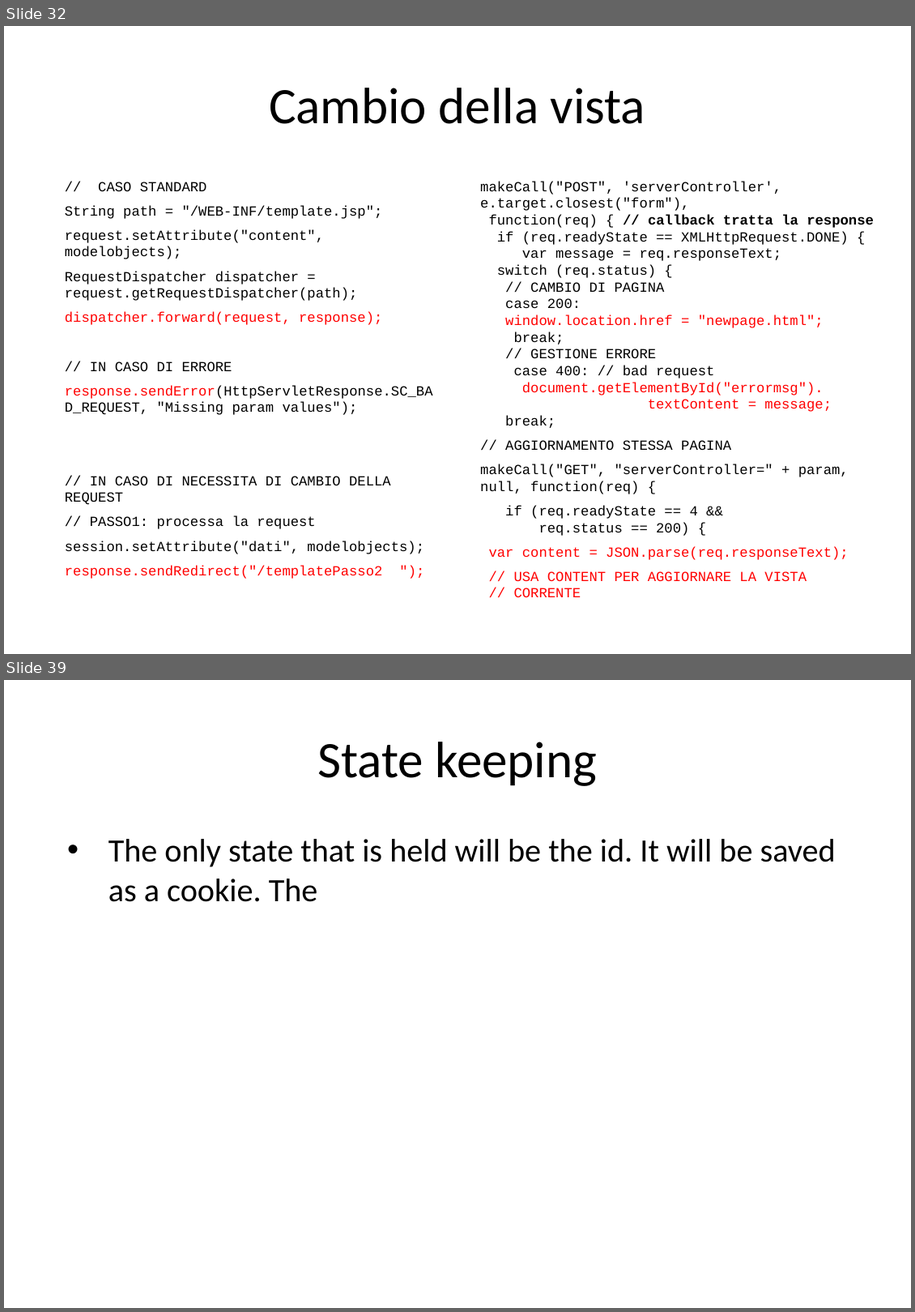
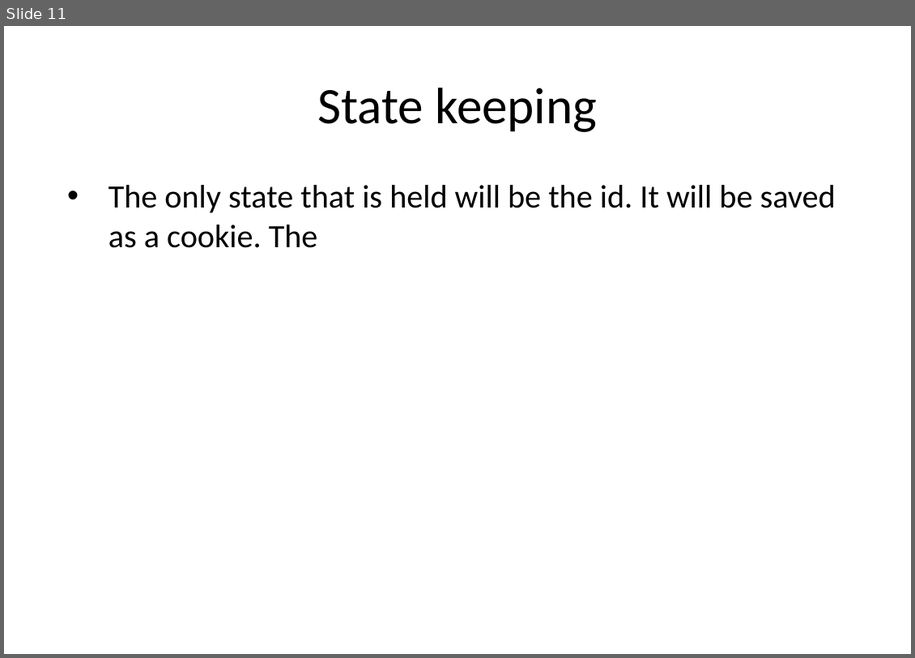
Before and after one commit to Buba98/OnlineMeetings, a slide deck: Meetings management.pptx. Shown one above the other, each under a label of ours: slides 32 and 39 before the commit, slide 11 after it; the slides between them are not shown. The pictures are 915x1312 and 915x658 pixels, drawn with LibreOffice and Linux fonts; fonts in the diff are those of the drawing. Boxes give left, top, right and bottom in pixels: in the first picture for what was removed or moved away, otherwise in the second. Text is boxed around its words. In the diff, an @@ line names an element or a change of style, - is before the commit and + after.

```diff
--- a/Meetings management.pptx
+++ b/Meetings management.pptx
@@ slide 32 removed at (4, 26, 911, 654), background #FFFFFF @@
@@ title removed at (269, 88, 646, 124) @@
-Cambio della vista
@@ text removed at (65, 182, 433, 578) @@
-// CASO STANDARD
-String path = "/WEB-INF/template.jsp";
-request.setAttribute("content", modelobjects);
-RequestDispatcher dispatcher = request.getRequestDispatcher(path);
-dispatcher.forward(request, response);
-// IN CASO DI ERRORE
-response.sendError(HttpServletResponse.SC_BAD_REQUEST, "Missing param values");
-// IN CASO DI NECESSITA DI CAMBIO DELLA REQUEST
-// PASSO1: processa la request
-session.setAttribute("dati", modelobjects);
-response.sendRedirect("/templatePasso2 ");
@@ text removed at (480, 181, 874, 597) @@
-makeCall("POST", 'serverController', e.target.closest("form"),
-function(req) { // callback tratta la response
-if (req.readyState == XMLHttpRequest.DONE) {
-var message = req.responseText;
-switch (req.status) {
-// CAMBIO DI PAGINA
-case 200:
-window.location.href = "newpage.html";
-break;
-// GESTIONE ERRORE
-case 400: // bad request
-document.getElementById("errormsg").
-textContent = message;
-break;
-// AGGIORNAMENTO STESSA PAGINA
-makeCall("GET", "serverController=" + param, null, function(req) {
-if (req.readyState == 4 &&
-req.status == 200) {
-var content = JSON.parse(req.responseText);
-// USA CONTENT PER AGGIORNARE LA VISTA
-// CORRENTE
@@ what was slide 39 is now slide 11 @@
```
Also in this commit, not shown: 3 slides changed, 27 other slides removed, 5 other files.
